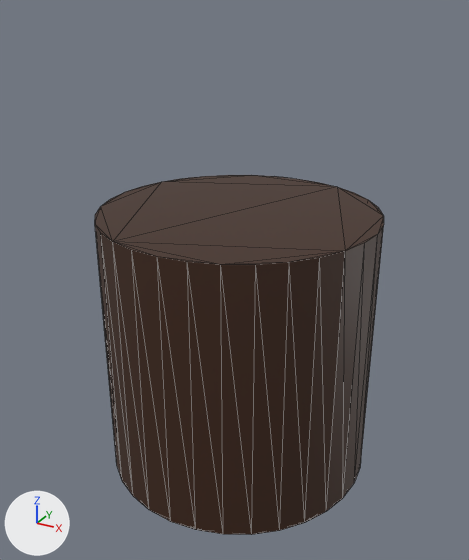
Before and after pictures for a commit that changed the glTF model cylinder.glb.
Rendered twice from a 50 mm lens placed at (2.09, -3.86, 3.39), pointed at (0.06, -0.18, 1.55). Arrows for +X, +Y and +Z are at lower left; the lights stay in place. Mesh edges are drawn as thin lines.
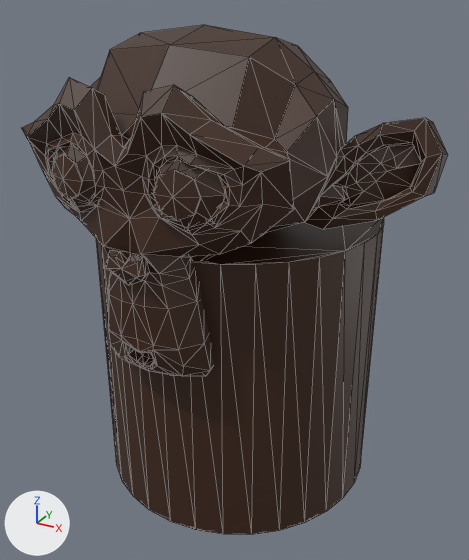
Where the change shows, as pixel boxes (x1, y1, x2, y2) in the pictures (469 x 560 px):
'Suzanne', added (brown): after (21, 25, 448, 376)

What the commit changed:
Mesh me_suzanne is new.
It has 505 vertices, 968 faces and spans x -1.37..1.37, y -0.85..0.85, z -0.98..0.98.
It uses material mat_material (brown #3f2515).
Object 'Suzanne' (ob_suzanne) is new; it shows me_suzanne.
Its location is (0.0, -0.5, 2.25).
